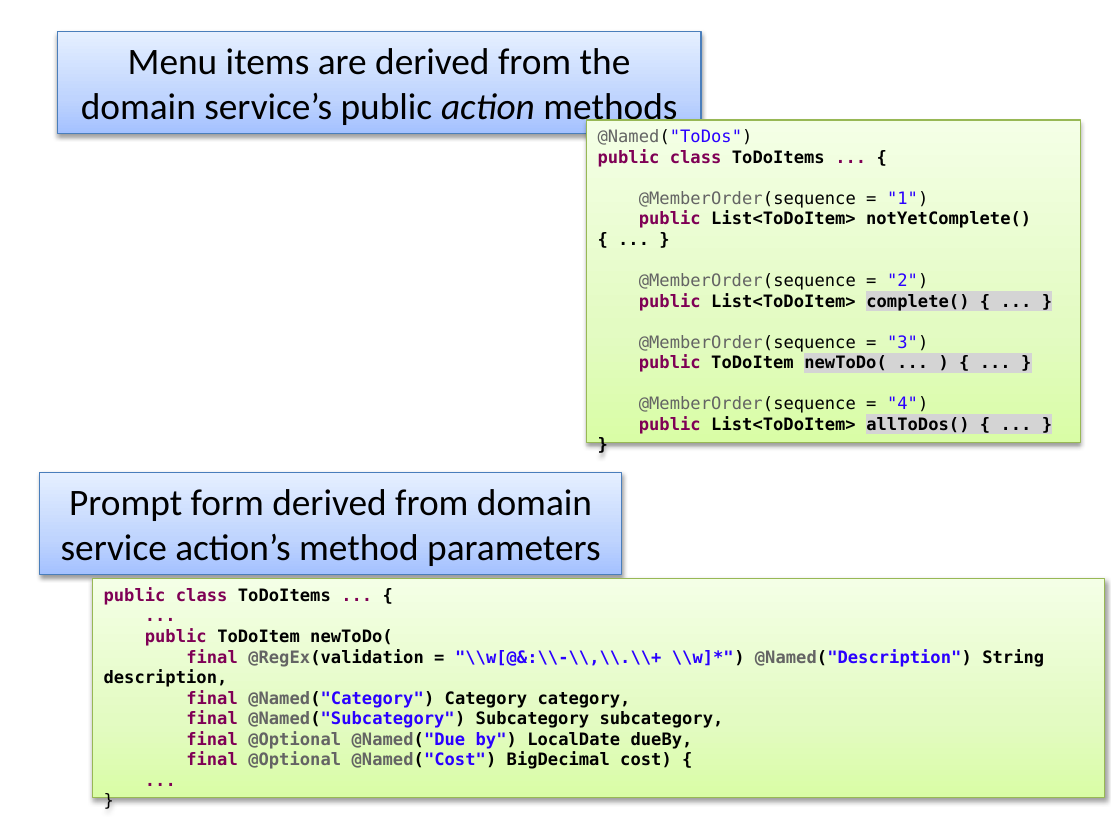
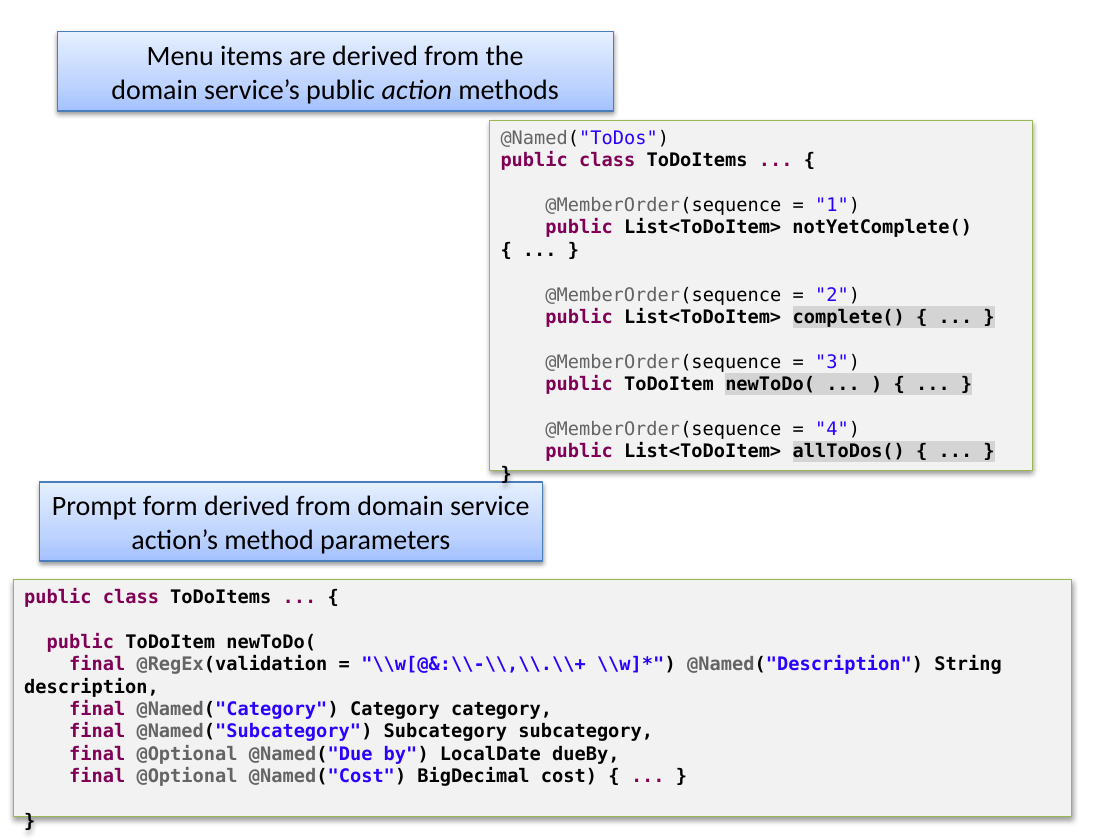
Before and after one commit to apache/causeway-site, a slide deck: slide 2 of content/images/screenshots2/screenshot-captions.pptx. Drawn at 1120x840 pixels with LibreOffice and Linux fonts; fonts in the diff are those of the drawing. Boxes give left, top, right and bottom in pixels: in the first picture for what was removed or moved away, otherwise in the second. Text is boxed around its words. In the diff, an @@ line names an element or a change of style, - is before the commit and + after.

```diff
--- a/content/images/screenshots2/screenshot-captions.pptx
+++ b/content/images/screenshots2/screenshot-captions.pptx
@@ rectangle "Menu items are derived from ..." at bbox=[57, 32, 613, 112]: size 24 to 18 pt @@
@@ rectangle "Menu items are derived from ...": place and size @@
-rectangle "Menu items are derived from ..." at bbox=[57, 32, 701, 134]
+rectangle "Menu items are derived from ..." at bbox=[57, 32, 613, 112]
@@ rectangle "@Named("ToDos")": place and size @@
-rectangle "@Named("ToDos")" at bbox=[587, 120, 1081, 442]
+rectangle "@Named("ToDos")" at bbox=[489, 120, 1033, 470]
@@ rectangle "@Named("ToDos")" at bbox=[489, 120, 1033, 470]: size 11 to 12 pt; fill gradient #DAFDA7 to #E4FCC2 to #F5FFE7 to #F2F2F2 @@
@@ rectangle "Prompt form derived from domain ...": place and size @@
-rectangle "Prompt form derived from domain ..." at bbox=[39, 473, 622, 575]
+rectangle "Prompt form derived from domain ..." at bbox=[39, 482, 542, 561]
@@ rectangle "Prompt form derived from domain ..." at bbox=[39, 482, 542, 561]: size 24 to 18 pt @@
@@ text in rectangle at bbox=[13, 579, 1072, 816]: paragraph removed @@
-...
@@ rectangle "public class ToDoItems ... {": place and size @@
-rectangle "public class ToDoItems ... {" at bbox=[93, 579, 1105, 797]
+rectangle "public class ToDoItems ... {" at bbox=[13, 579, 1072, 816]
@@ rectangle "public class ToDoItems ... {" at bbox=[13, 579, 1072, 816]: fill gradient #DAFDA7 to #E4FCC2 to #F5FFE7 to #F2F2F2 @@
@@ text in rectangle at bbox=[24, 588, 1001, 764]: size 11 to 12 pt in "public class ToDoItems ... {", "public ToDoItem newToDo(", "final @RegEx(validation = "\\w[@&:\\-\\,\\.\\+ \\w]*") @Name ...", "final @Named("Category") Category category," and 3 more places; bold on in "}" @@
@@ text in rectangle at bbox=[69, 767, 597, 786]: text changed; size 11 to 12 pt @@
-final @Optional @Named("Cost") BigDecimal cost) {
-...
+final @Optional @Named("Cost") BigDecimal cost) { ... }
```
Also in this commit, not shown: 2 other slides changed, 1 slide added, 14 other files.
